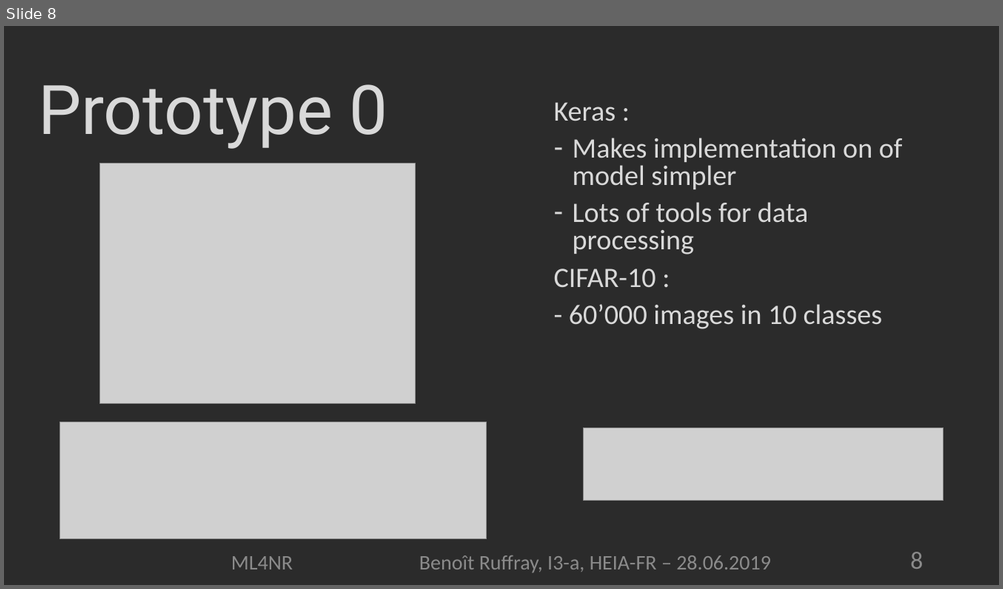
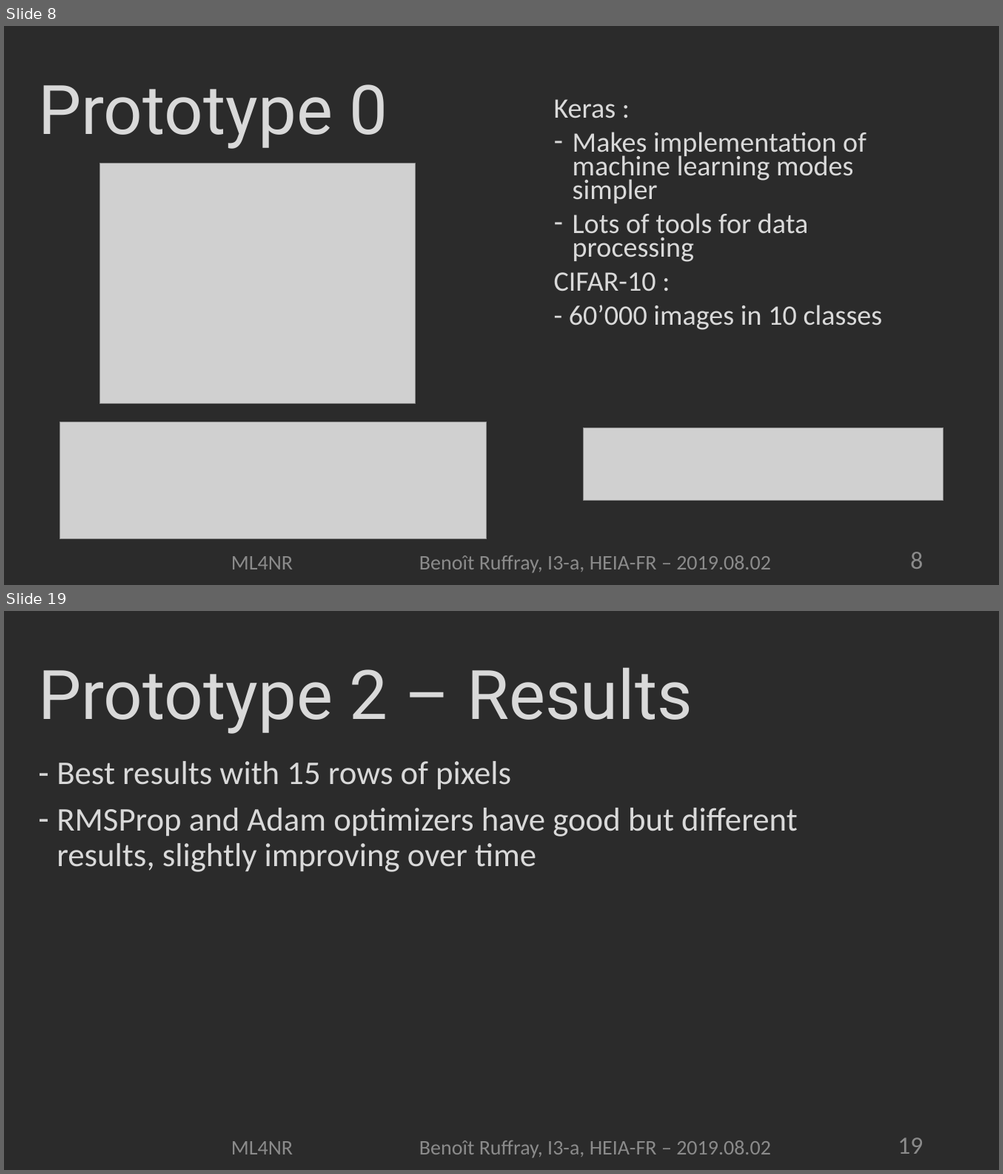
Before and after one commit to Johnatonb/IRENE, a slide deck: doc/presentation/ml4nr.pptx. Shown one above the other, each under a label of ours: slide 8 before the commit, slides 8 and 19 after it; the slides between them are not shown. The pictures are 1003x589 and 1003x1174 pixels, drawn with LibreOffice and Linux fonts; fonts in the diff are those of the drawing; grey boxes stand for pictures; background and template pictures are left out; a plain dark background stands for a picture behind light text. Boxes give left, top, right and bottom in pixels: in the first picture for what was removed or moved away, otherwise in the second. Text is boxed around its words. In the diff, an @@ line names an element or a change of style, - is before the commit and + after.

```diff
--- a/doc/presentation/ml4nr.pptx
+++ b/doc/presentation/ml4nr.pptx
@@ slide 19 added at (4, 611, 999, 1170), background picture (left out) @@
@@ title added at (38, 667, 692, 734), 66 pt, text #D9D9D9 @@
+Prototype 2 – Results
@@ text added at (57, 761, 797, 872), 32 pt, text #D9D9D9 @@
+– Best results with 15 rows of pixels
+– RMSProp and Adam optimizers have good but different results, slightly improving over time
@@ text added at (231, 1141, 771, 1159), 20 pt, text #8C8C8C @@
+ML4NR Benoît Ruffray, I3-a, HEIA-FR – 2019.08.02
@@ page number added at (897, 1138, 922, 1154), 24 pt, text #8C8C8C @@
+19
@@ slide 8 changed as well @@
@@ text at (554, 99, 882, 330): line spacing 0.8 to 0.7 @@
@@ text at (572, 132, 866, 204): text changed @@
-– Makes implementation on of model simpler
+– Makes implementation of machine learning modes simpler
@@ text at (231, 556, 771, 574): text changed @@
-ML4NR Benoît Ruffray, I3-a, HEIA-FR – 28.06.2019
+ML4NR Benoît Ruffray, I3-a, HEIA-FR – 2019.08.02
```
Also in this commit, not shown: 9 other slides changed, 11 other slides added, 53 other files.
